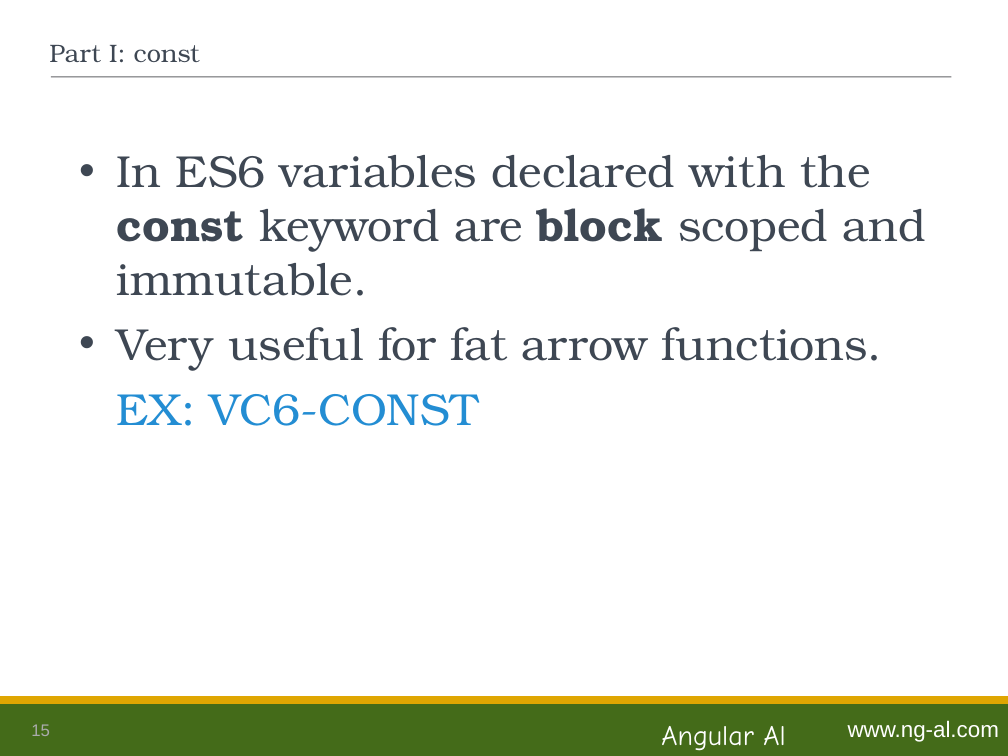
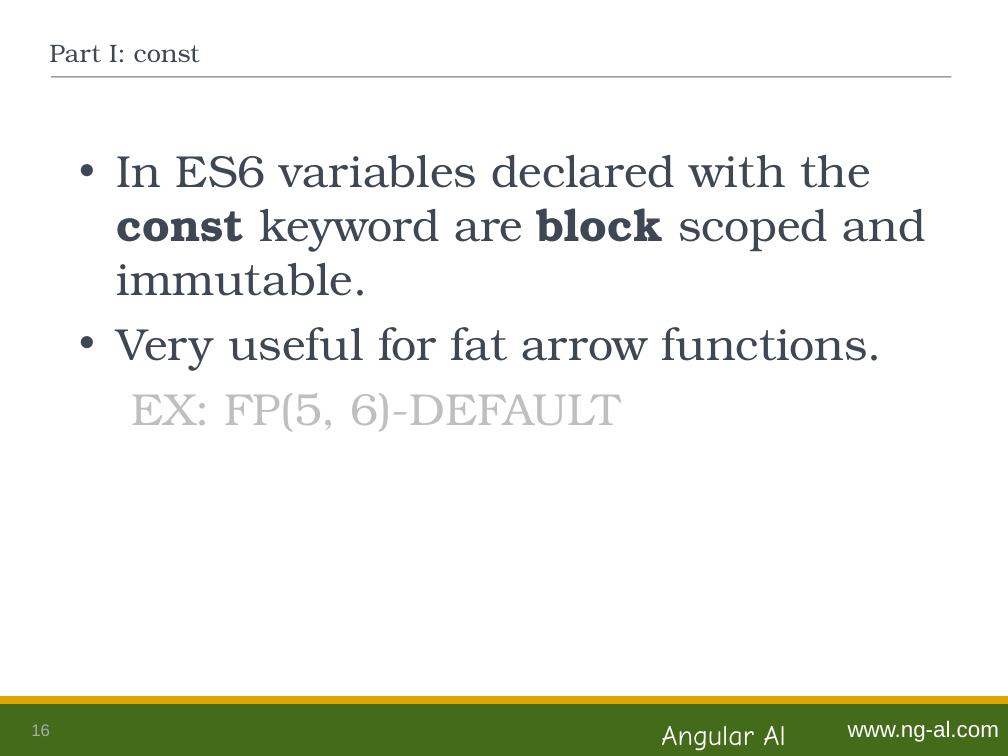
Before and after one commit to ng-al/es6-Intro, a slide deck: slide 16 of es6_Intro.ppt (slide 15 before the commit). Drawn at 1008x756 pixels with LibreOffice and Linux fonts; fonts in the diff are those of the drawing. Boxes give left, top, right and bottom in pixels: in the first picture for what was removed or moved away, otherwise in the second. Text is boxed around its words. In the diff, an @@ line names an element or a change of style, - is before the commit and + after.

Commit message:
Updated slides for part 1

```diff
--- a/es6_Intro.ppt
+++ b/es6_Intro.ppt
@@ text at [131,393,620,432]: text changed; text colour #238DD3 to #BFBFBF @@
-EX: VC6-CONST
+EX: FP(5, 6)-DEFAULT
@@ page number at [31,724,50,736]: text changed @@
-15
+16
```
Also in this commit, not shown: 3 other slides changed, 2 slides added.
